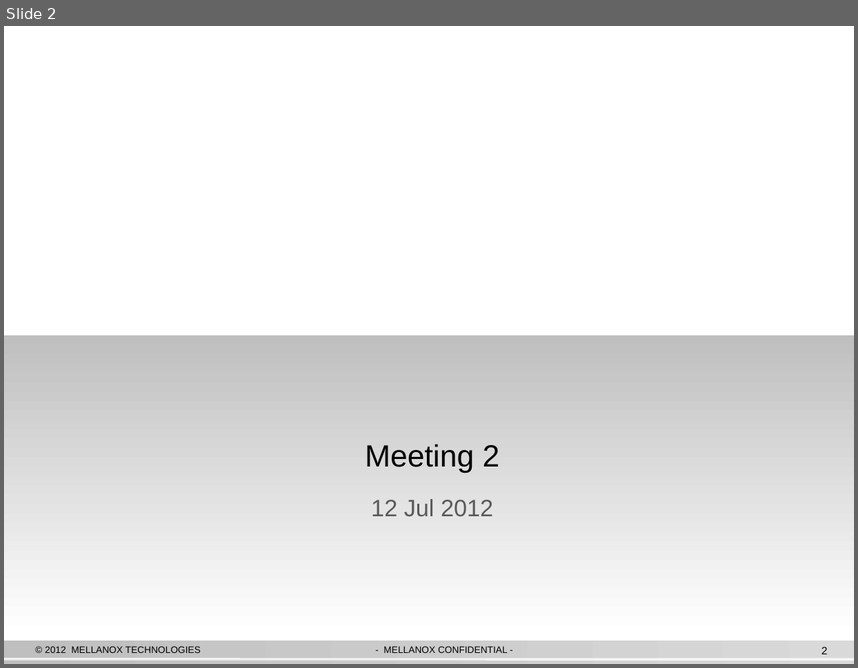
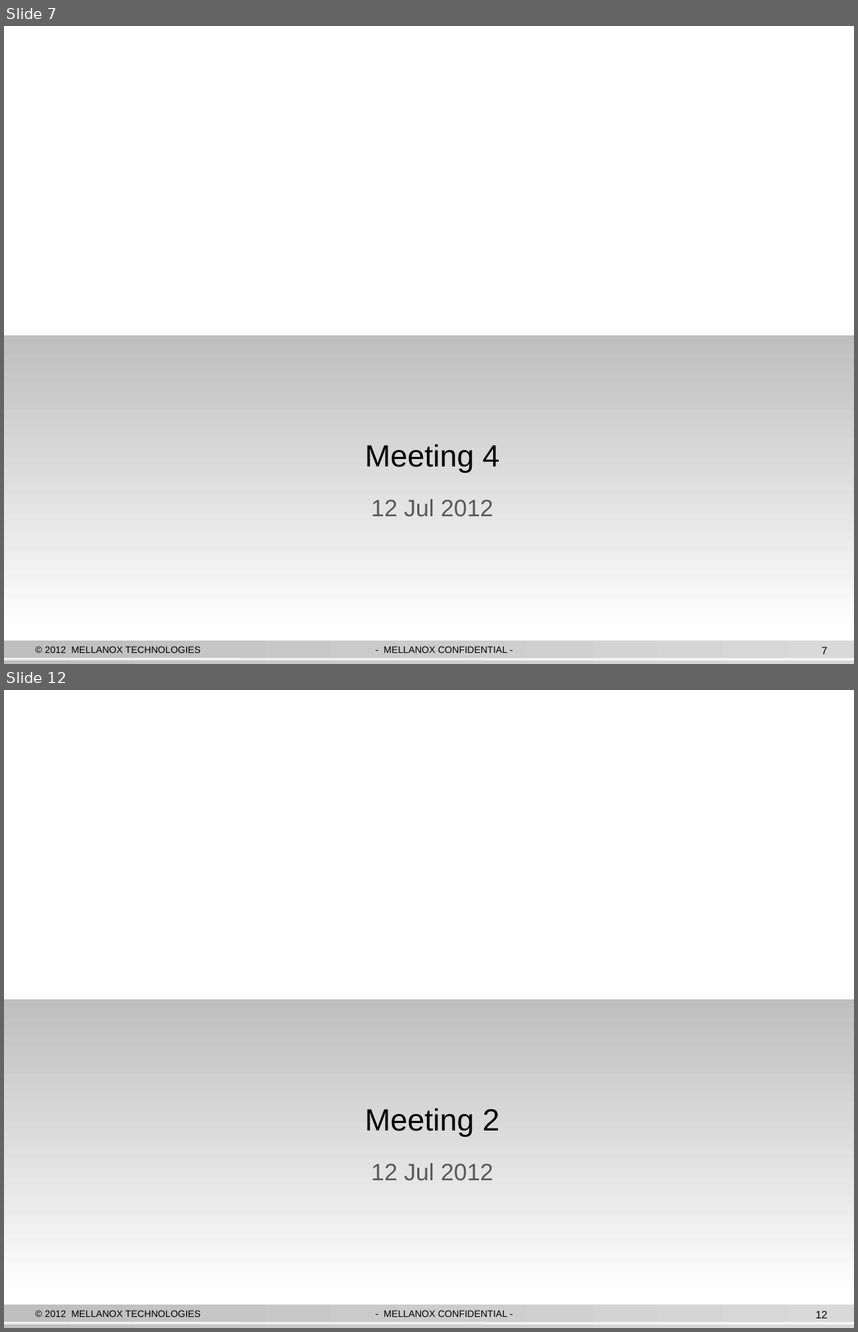
Before and after one commit to hnrose/ibssa2, a slide deck: IB SA Scalability Arch.pptx. Shown one above the other, each under a label of ours: slide 2 before the commit, slides 7 and 12 after it; the slides between them are not shown. The pictures are 858x668 and 858x1332 pixels, drawn with LibreOffice and Linux fonts; fonts in the diff are those of the drawing; background and template pictures are left out. Boxes give left, top, right and bottom in pixels: in the first picture for what was removed or moved away, otherwise in the second. Text is boxed around its words. In the diff, an @@ line names an element or a change of style, - is before the commit and + after.

```diff
--- a/IB SA Scalability Arch.pptx
+++ b/IB SA Scalability Arch.pptx
@@ slide 7 added at (x1=4, y1=26, x2=854, y2=664), background #FFFFFF; not listed: 5 template elements that a slide beside it also shows @@
@@ title added at (x1=365, y1=443, x2=500, y2=473), 26 pt, text #000000 @@
+Meeting 4
@@ text added at (x1=371, y1=499, x2=493, y2=517), 20 pt, text #595959 @@
+12 Jul 2012
@@ what was slide 2 is now slide 12 @@
@@ page number at (x1=815, y1=1310, x2=827, y2=1318): text changed @@
-2
+12
```
Also in this commit, not shown: 9 other slides added, 4 other files.
